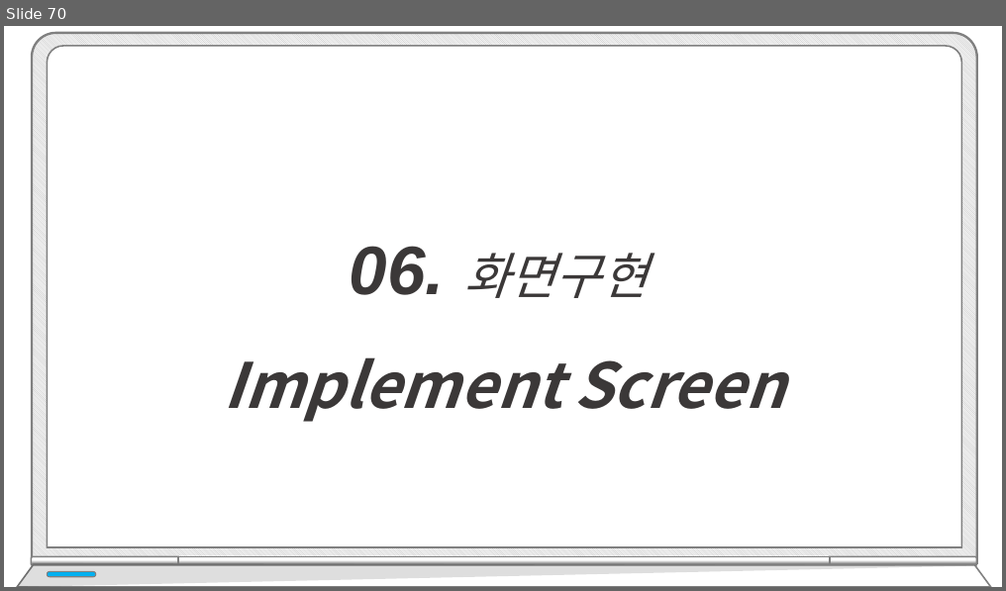
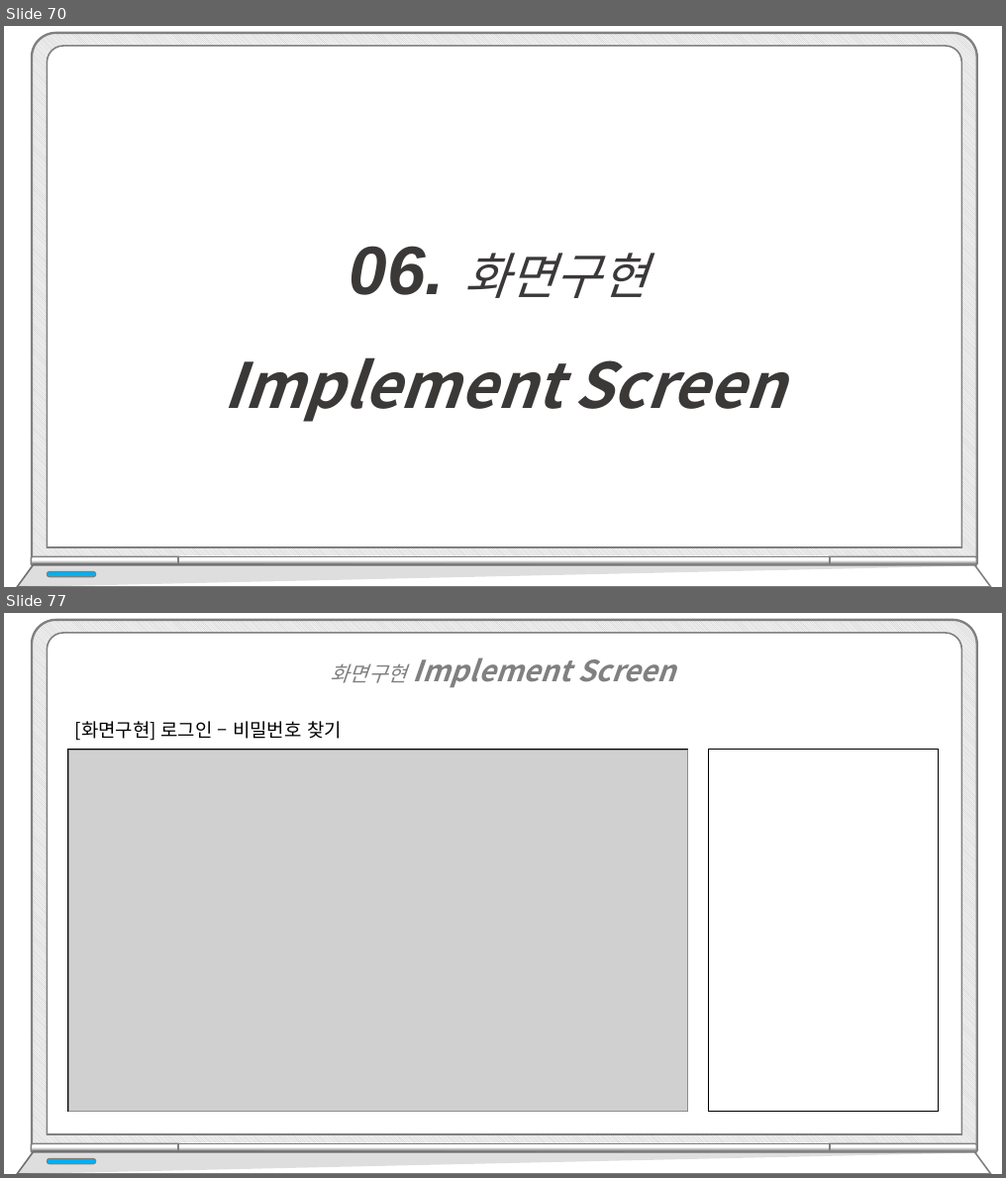
Before and after one commit to hhsw07/ezen-academy-projects, a slide deck: WebContent/발표/3차/프로젝트5_3차.pptx. Shown one above the other, each under a label of ours: slide 70 before the commit, slides 70 and 77 after it; the slides between them are not shown. The pictures are 1006x591 and 1006x1178 pixels, drawn with LibreOffice and Linux fonts; fonts in the diff are those of the drawing; grey boxes stand for pictures. Boxes give left, top, right and bottom in pixels: in the first picture for what was removed or moved away, otherwise in the second. Text is boxed around its words. In the diff, an @@ line names an element or a change of style, - is before the commit and + after.

```diff
--- a/WebContent/발표/3차/프로젝트5_3차.pptx
+++ b/WebContent/발표/3차/프로젝트5_3차.pptx
@@ slide 77 added at bbox=[4, 613, 1002, 1174], background #FFFFFF @@
@@ text added at bbox=[331, 658, 675, 688], 28 pt, text #808080, bold, italic @@
+화면구현 Implement Screen
@@ text added at bbox=[75, 721, 342, 741], 18 pt, text #000000 @@
+[화면구현] 로그인 – 비밀번호 찾기
@@ rectangle added at bbox=[67, 750, 687, 1112], fill #FFFFFF, outline #000000 1 pt @@
@@ picture added at bbox=[68, 750, 687, 1112] @@
@@ rectangle added at bbox=[709, 750, 939, 1112], fill #FFFFFF, outline #000000 1 pt @@
@@ group added at bbox=[17, 620, 991, 1174]: 5 round same rects, 2 freeform shapes, 1 rounded rectangle @@
```
Also in this commit, not shown: 7 slides changed, 15 other slides added, 1 slide removed.
